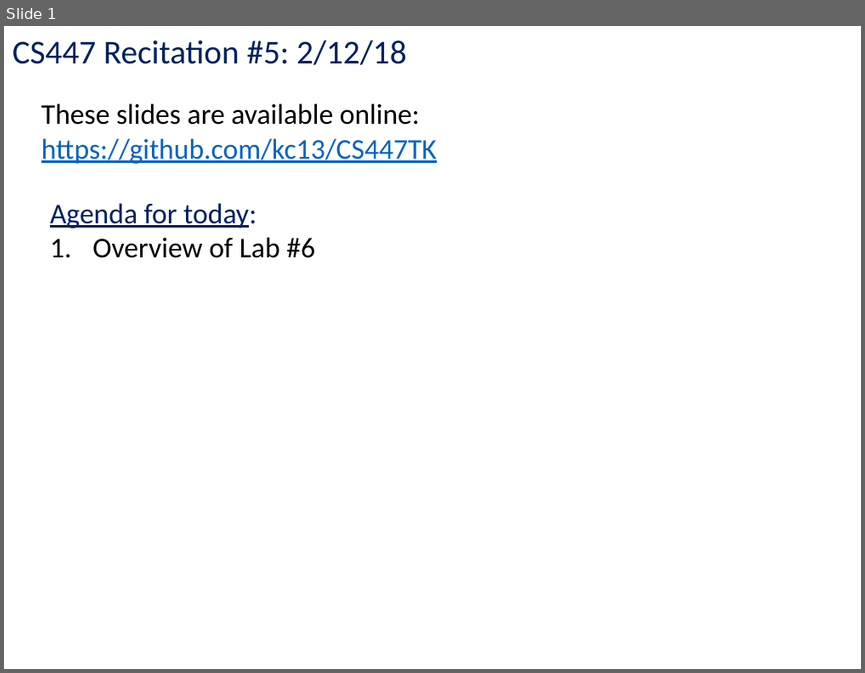
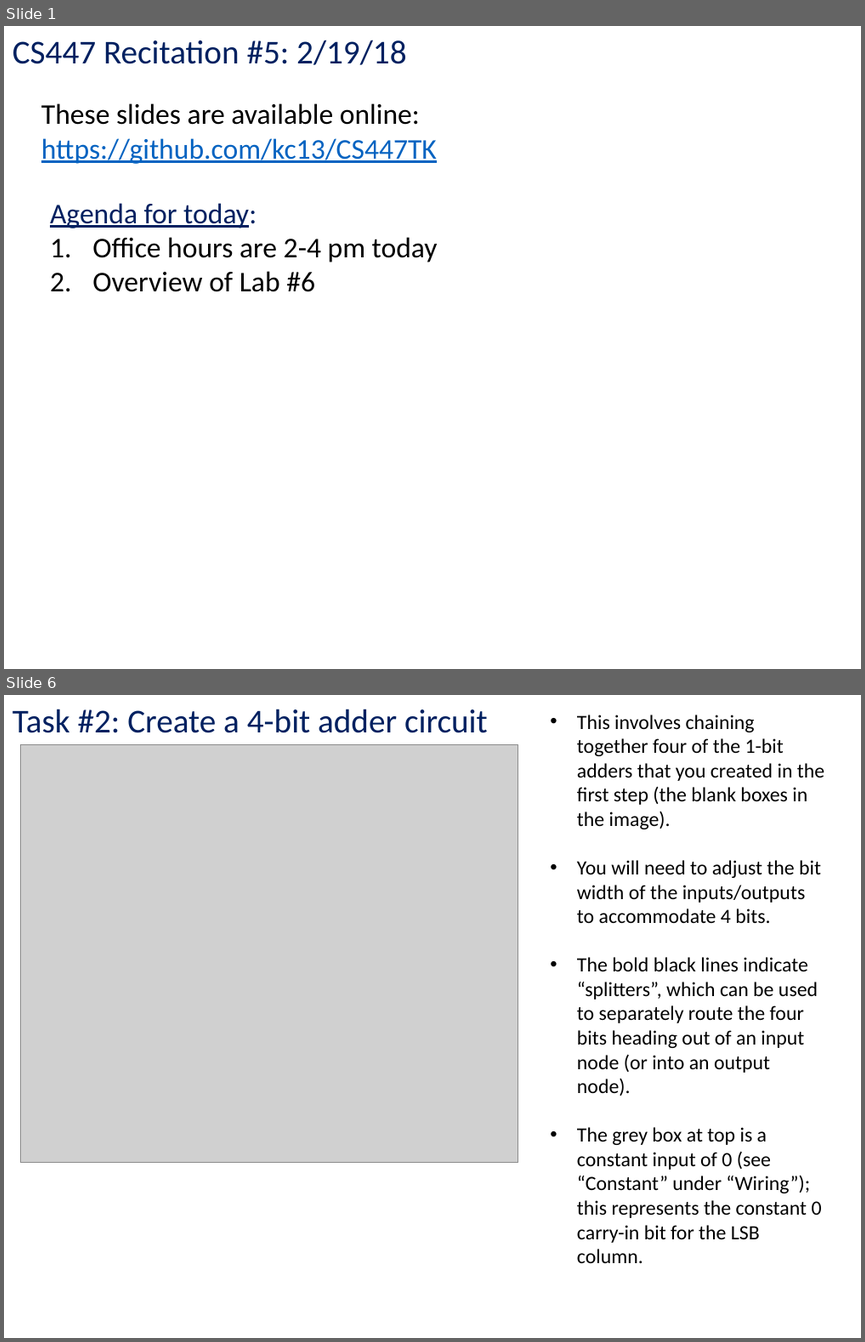
Before and after one commit to kc13/CS447TK, a slide deck: cs447tk_rec5_lab6_feb19.pptx. Shown one above the other, each under a label of ours: slide 1 before the commit, slides 1 and 6 after it; the slides between them are not shown. The pictures are 865x673 and 865x1342 pixels, drawn with LibreOffice and Linux fonts; fonts in the diff are those of the drawing; grey boxes stand for pictures. Boxes give left, top, right and bottom in pixels: in the first picture for what was removed or moved away, otherwise in the second. Text is boxed around its words. In the diff, an @@ line names an element or a change of style, - is before the commit and + after.

```diff
--- a/cs447tk_rec5_lab6_feb19.pptx
+++ b/cs447tk_rec5_lab6_feb19.pptx
@@ slide 6 added at [4,695,861,1338], background #FFFFFF @@
@@ text added at [12,709,488,733], 28 pt, text #002060 @@
+Task #2: Create a 4-bit adder circuit
@@ text added at [577,715,824,1263], 17 pt, text #000000 @@
+• This involves chaining together four of the 1-bit adders that you created in the first step (the blank boxes in the image).
+• You will need to adjust the bit width of the inputs/outputs to accommodate 4 bits.
+• The bold black lines indicate “splitters”, which can be used to separately route the four bits heading out of an input node (or into an output node).
+• The grey box at top is a constant input of 0 (see “Constant” under “Wiring”); this represents the constant 0 carry-in bit for the LSB column.
@@ picture added at [20,744,517,1162] @@
@@ slide 1 changed as well @@
@@ text at [12,40,406,65]: text changed @@
-CS447 Recitation #5: 2/12/18
+CS447 Recitation #5: 2/19/18
@@ text at [92,237,438,262]: paragraph added @@
+1. Office hours are 2-4 pm today
```
Also in this commit, not shown: 1 other slide changed, 5 other slides added, 1 slide removed.
